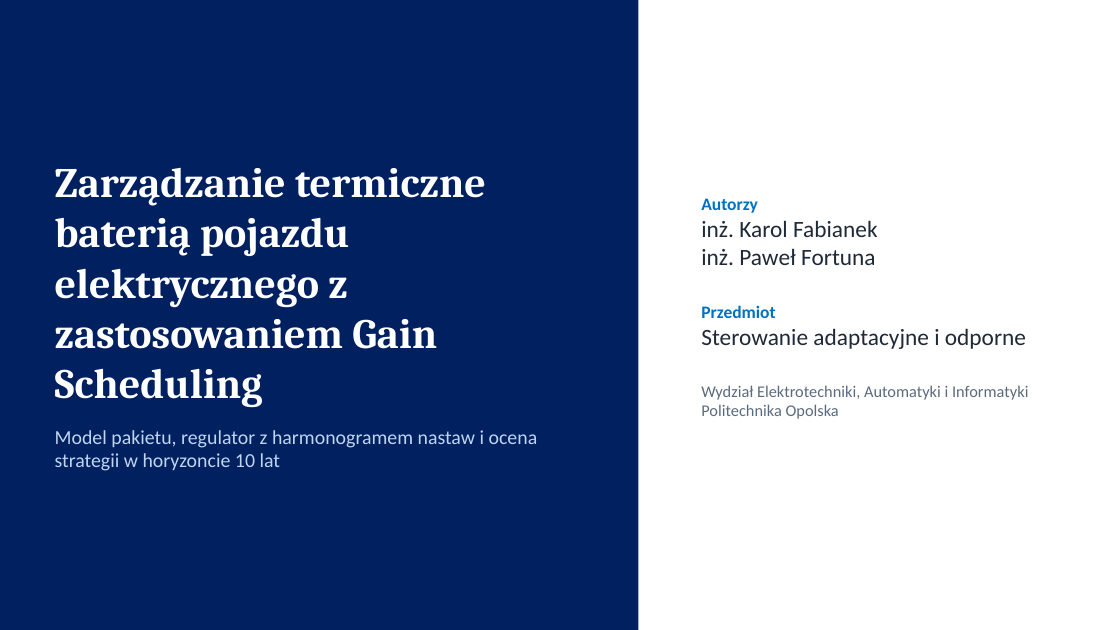
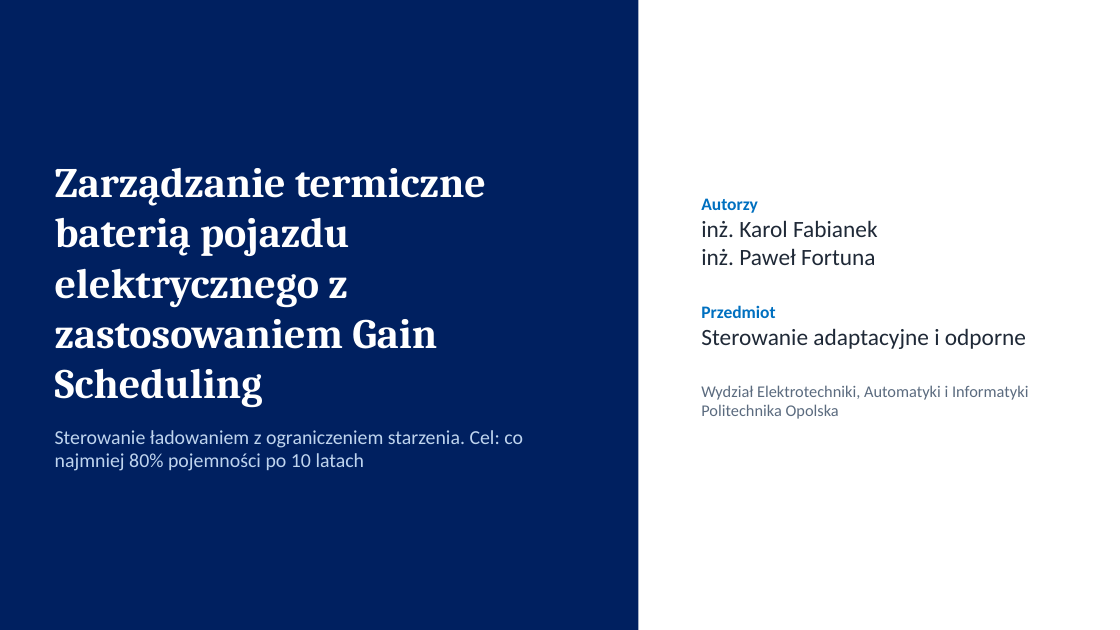
Before and after one commit to KarolFabianek/Adaptive-and-robust-control, a slide deck: slide 1 of Prezentacja/BTMS_WYKLAD_FABIANEK_FORTUNA.pptx. Drawn at 1120x630 pixels with LibreOffice and Linux fonts; fonts in the diff are those of the drawing; background and template pictures are left out. Boxes give left, top, right and bottom in pixels: in the first picture for what was removed or moved away, otherwise in the second. Text is boxed around its words. In the diff, an @@ line names an element or a change of style, - is before the commit and + after.

Commit message:
Jeden wykład na 45 minut z teorią i wynikami projektu
- jedna prezentacja (46 slajdów) zamiast osobnego wykładu i projektu
- nowe slajdy teoretyczne: model 1RC i CC-CV, czynniki przyspieszenia
  starzenia, obserwator temperatury rdzenia, metoda RLS, pętla SOH
- jeden skrypt SKRYPT_WYKLADU.md z podziałem na osoby, przebiegiem
  wykładu i miejscami czterech pokazów w MATLAB-ie

```diff
--- a/Prezentacja/BTMS_WYKLAD_FABIANEK_FORTUNA.pptx
+++ b/Prezentacja/BTMS_WYKLAD_FABIANEK_FORTUNA.pptx
@@ text at [55,430,523,471]: text changed @@
-Model pakietu, regulator z harmonogramem nastaw i ocena strategii w horyzoncie 10 lat
+Sterowanie ładowaniem z ograniczeniem starzenia. Cel: co najmniej 80% pojemności po 10 latach
```
Also in this commit, not shown: 8 other slides changed, 24 slides added, 5 slides removed, 7 other files.
